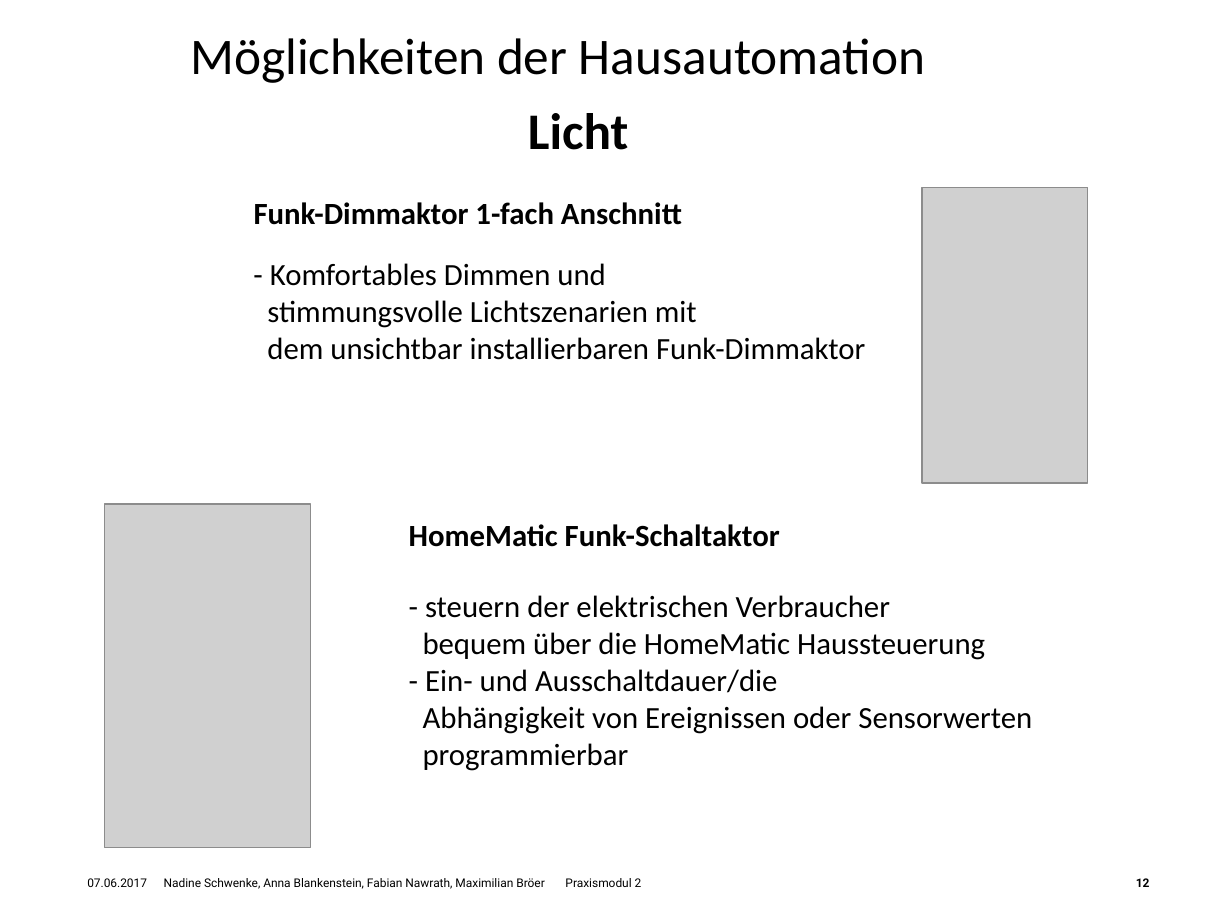
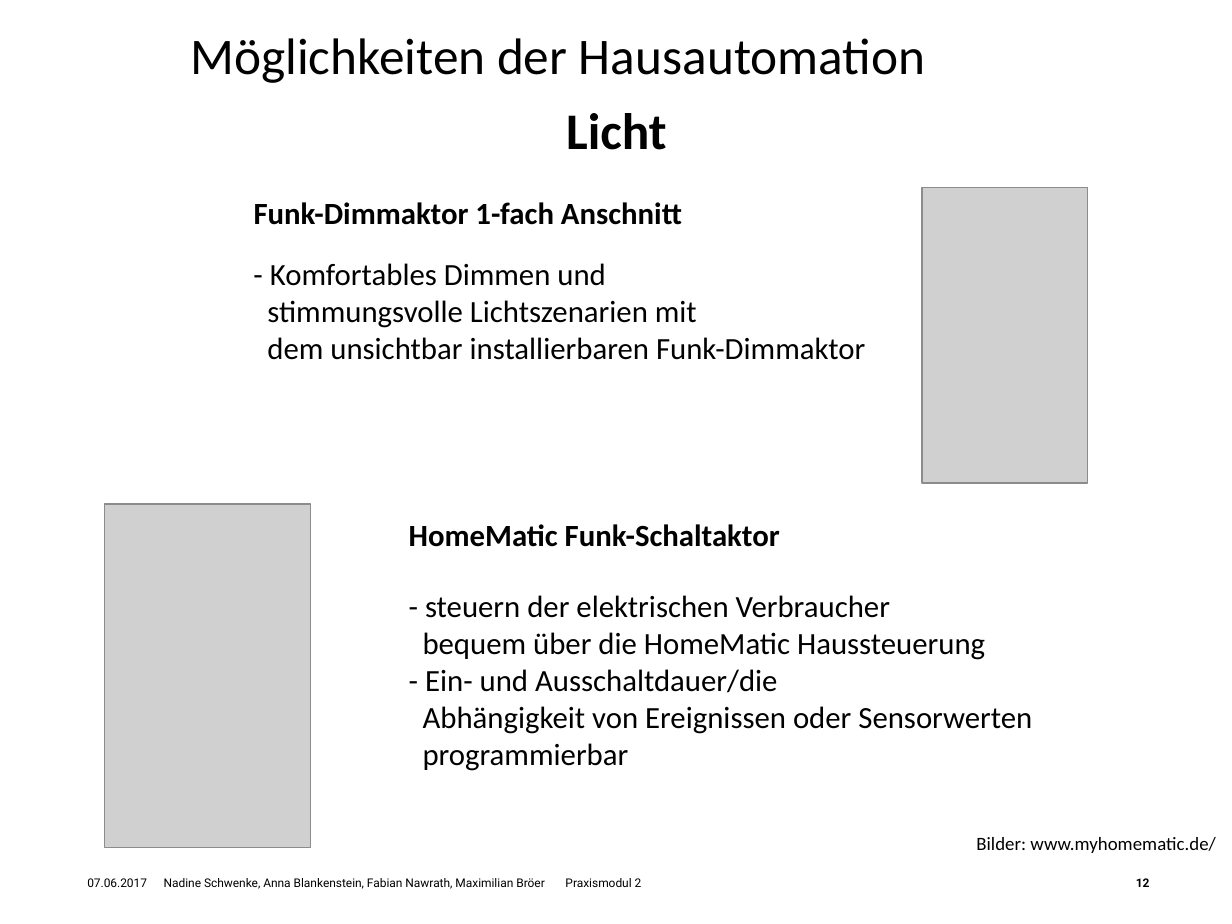
Before and after one commit to Nawygator/Praxisseminar, a slide deck: slide 12 of HSHL_Hausautomationssysteme.potx.pptx. Drawn at 1232x924 pixels with LibreOffice and Linux fonts; fonts in the diff are those of the drawing; grey boxes stand for pictures; background and template pictures are left out. Boxes give left, top, right and bottom in pixels: in the first picture for what was removed or moved away, otherwise in the second. Text is boxed around its words. In the diff, an @@ line names an element or a change of style, - is before the commit and + after.

```diff
--- a/HSHL_Hausautomationssysteme.potx.pptx
+++ b/HSHL_Hausautomationssysteme.potx.pptx
@@ text "Licht": place and size @@
-text "Licht" at [528, 113, 628, 150]
+text "Licht" at [566, 113, 666, 150]
@@ text added at [976, 837, 1215, 853], 11 pt, text #000000 @@
+Bilder: www.myhomematic.de/
```
Also in this commit, not shown: 9 other slides changed, 1 other file.
